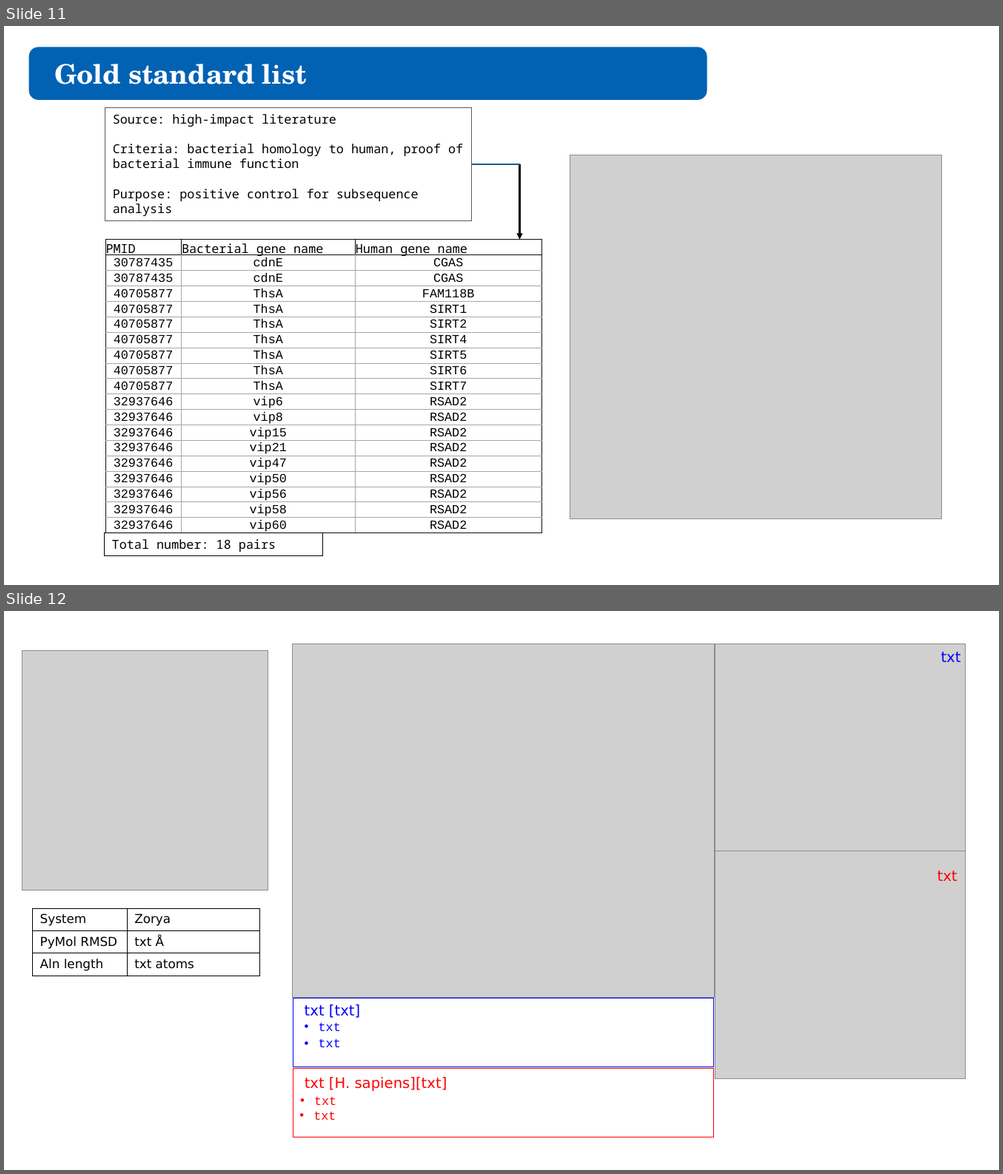
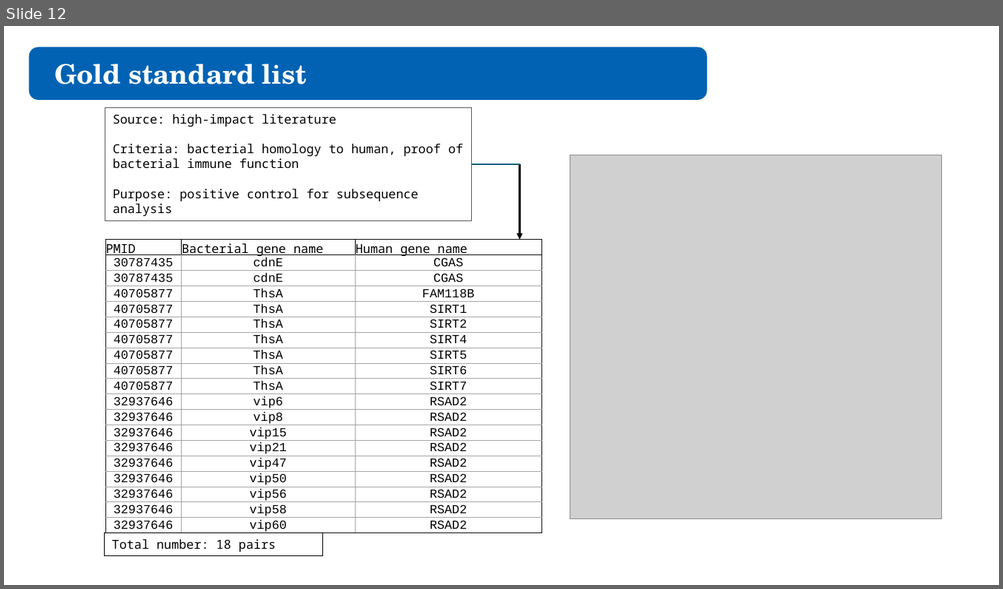
Before and after one commit to juliandeanmoran/BISSH, a slide deck: reports/2026-04-10_projectUpdate_2_jmoran.pptx. Shown one above the other, each under a label of ours: slides 11 and 12 before the commit, slide 12 after it. The pictures are 1003x1174 and 1003x589 pixels, drawn with LibreOffice and Linux fonts; fonts in the diff are those of the drawing; grey boxes stand for pictures. Boxes give left, top, right and bottom in pixels: in the first picture for what was removed or moved away, otherwise in the second. Text is boxed around its words. In the diff, an @@ line names an element or a change of style, - is before the commit and + after.

```diff
--- a/reports/2026-04-10_projectUpdate_2_jmoran.pptx
+++ b/reports/2026-04-10_projectUpdate_2_jmoran.pptx
@@ slide 12 removed at [4,611,999,1170], background #FFFFFF @@
@@ picture removed at [22,650,267,891] @@
@@ picture removed at [292,644,714,998] @@
@@ picture removed at [715,644,966,851] @@
@@ text removed at [941,652,961,662] @@
-txt
@@ picture removed at [715,851,966,1079] @@
@@ text removed at [937,871,957,881] @@
-txt
@@ table removed at [32,908,260,976], 3 rows, 2 columns @@
-System | Zorya
-PyMol RMSD | txt Å
-Aln length | txt atoms
@@ rectangle removed at [293,998,714,1067] @@
@@ text removed at [304,1005,341,1031] @@
-txt [txt]
@@ text removed at [329,1005,360,1018] @@
-• txt
@@ text removed at [318,1039,341,1048] @@
-• txt
@@ rectangle removed at [293,1068,714,1137] @@
@@ text removed at [304,1077,447,1091] @@
-txt [H. sapiens][txt]
@@ text removed at [314,1097,336,1105] @@
-• txt
@@ text removed at [313,1112,336,1120] @@
-• txt
@@ what was slide 11 is now slide 12 @@
```
Also in this commit, not shown: 2 slides added.
